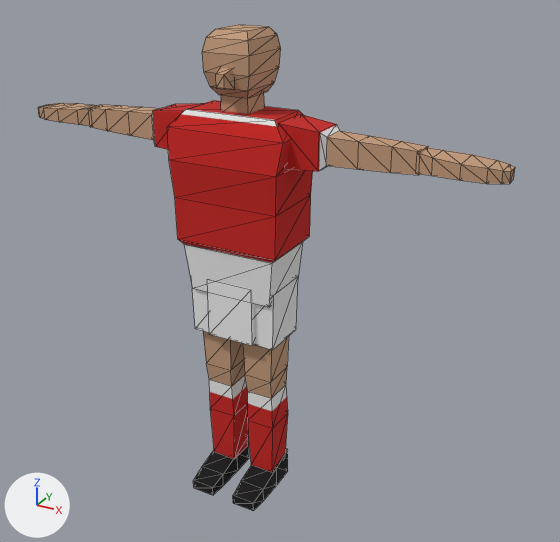
Renders of the glTF model models/player.glb from each side of a commit.
The view is the same before and after, from a camera (50 mm lens) standing at (1.4, -2.27, 2.1) and looking at (0.13, 0.04, 0.94). Arrows for +X, +Y and +Z are at lower left; the lights stay in place. The older version comes first. Mesh edges are drawn as thin lines. Where no turn or scale is listed for an object, it has been applied to the vertices. Vertices at exactly the same position are counted once.

Objects in the first picture: 'PlayerBase'.
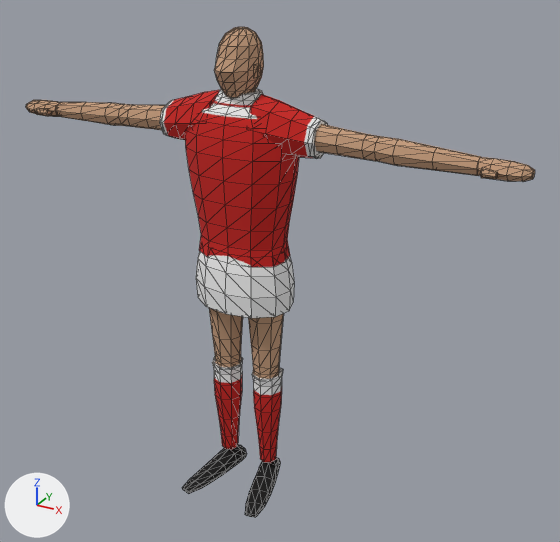
Patch to the scene script:
```diff
--- a/models/player.glb.py
+++ b/models/player.glb.py
@@ me_playerbase_006 @@
-me_playerbase_006.from_pydata(...)  # 260 vertices, 468 faces; spans x -0.94..0.93, y -0.2..0.13, z 0.0..1.8
+me_playerbase_006.from_pydata(...)  # 980 vertices, 1880 faces; spans x -1.0..1.0, y -0.24..0.14, z 0.0..1.8
+# me_playerbase_006 part 1: the loose piece of 8 vertices spanning x -0.1..0.1, y -0.11..0.11, z 0.69..0.92 is multiplied about its middle by the matrix ((-0.004, 0.0, -0.119), (-0.119, 0.0, 0.004), (0.0, 0.119, 0.0)), then moved by (-0.07, -0.01, 0.87), in mat_head (brown #c49b7c)
+# me_playerbase_006 part 2: the loose piece of 28 vertices spanning x -0.23..0.23, y -0.14..0.13, z 0.86..1.53 is rebuilt with 144 vertices and now spans x -0.21..0.21, y -0.13..0.13, z 1.0..1.6
+# me_playerbase_006 part 3: the loose piece of 28 vertices spanning x 0.0..0.18, y -0.1..0.09, z 0.08..0.91 is rebuilt with 56 vertices and now spans x 0.0..0.18, y -0.08..0.09, z 0.5..0.97, in mat_skin (brown #c49b7c)
+# me_playerbase_006 part 4: the loose piece of 28 vertices spanning x -0.18..0.0, y -0.1..0.09, z 0.08..0.91 is rebuilt with 56 vertices and now spans x -0.18..0.0, y -0.08..0.09, z 0.5..0.97, in mat_skin (brown #c49b7c)
+# me_playerbase_006 part 5: the loose piece of 24 vertices spanning x -0.66..-0.19, y -0.08..0.08, z 1.37..1.52 is rebuilt with 56 vertices and now spans x -0.84..-0.24, y -0.05..0.05, z 1.41..1.52, in mat_skin (brown #c49b7c)
+# me_playerbase_006 part 6: the loose piece of 24 vertices spanning x 0.19..0.66, y -0.08..0.08, z 1.37..1.52 is rebuilt with 56 vertices and now spans x 0.24..0.84, y -0.05..0.05, z 1.41..1.52, in mat_skin (brown #c49b7c)
+# me_playerbase_006 part 7: the loose piece of 16 vertices spanning x -0.15..-0.04, y -0.2..0.08, z 0.0..0.12 is rebuilt with 56 vertices and now spans x -0.18..-0.05, y -0.24..0.08, z 0.0..0.08
+# me_playerbase_006 part 8: the loose piece of 16 vertices spanning x 0.04..0.15, y -0.2..0.08, z 0.0..0.12 is rebuilt with 56 vertices and now spans x 0.05..0.18, y -0.24..0.08, z 0.0..0.08
+# me_playerbase_006 part 9: the loose piece of 8 vertices spanning x -0.06..0.06, y -0.05..0.06, z 1.52..1.6 is rebuilt with 32 vertices and now spans x -0.06..0.06, y -0.06..0.06, z 1.5..1.61
+# me_playerbase_006 part 10: 30 vertices removed from x -0.09..0.09, y -0.13..0.12, z 1.58..1.8; 182 vertices added at x -0.31..0.31, y -0.13..0.1, z 1.39..1.8
+# me_playerbase_006 part 11: 112 vertices added at x -0.16..0.16, y -0.06..0.07, z 0.1..0.51
+# me_playerbase_006 part 12: 24 vertices removed from x 0.65..0.93, y -0.06..0.06, z 1.41..1.47; 52 vertices added at x 0.84..1.0, y -0.07..0.04, z 1.41..1.48
+# me_playerbase_006 part 13: 24 vertices removed from x -0.94..-0.65, y -0.06..0.06, z 1.41..1.47; 52 vertices added at x -1.0..-0.84, y -0.07..0.04, z 1.41..1.48
+# me_playerbase_006 part 14: 60 vertices added at x -0.19..0.19, y -0.14..0.14, z 0.81..1.03
 me_playerbase_006.materials.append(mat_kit)
```

Location of each change, [x1, y1, x2, y2] in pixels of the pictures (560 x 542 px; the box of a moved part takes in the faces that stretch with it):
'PlayerBase', reshaped (7% wider): before [38, 24, 515, 511]; after [26, 27, 535, 517]
part 1 of me_playerbase_006, moved or reshaped (not visible afterwards): before [207, 279, 255, 346]
part 2 of me_playerbase_006, rebuilt (22% narrower, 14% shorter): before [167, 100, 313, 307]; after [185, 89, 299, 267]
part 3 of me_playerbase_006, rebuilt: before [243, 276, 298, 472]; after [248, 314, 283, 379]
part 4 of me_playerbase_006, rebuilt: before [192, 286, 249, 459]; after [209, 308, 243, 367]
part 5 of me_playerbase_006, rebuilt: before [88, 103, 203, 149]; after [56, 102, 166, 130]
part 6 of me_playerbase_006, rebuilt: before [279, 114, 428, 175]; after [314, 124, 481, 176]
part 7 of me_playerbase_006, rebuilt: before [193, 436, 249, 495]; after [182, 445, 247, 494]
part 8 of me_playerbase_006, rebuilt: before [233, 449, 288, 511]; after [245, 457, 280, 517]
part 9 of me_playerbase_006, rebuilt (not visible afterwards): before [221, 93, 265, 114]
part 10 of me_playerbase_006, cut back: before [202, 24, 281, 98]; after [160, 27, 327, 159]
part 11 of me_playerbase_006, added: after [212, 357, 283, 462]
part 12 of me_playerbase_006, reshaped: before [418, 148, 515, 184]; after [477, 157, 535, 181]
part 13 of me_playerbase_006, reshaped: before [38, 103, 97, 126]; after [26, 100, 60, 117]
part 14 of me_playerbase_006, added: after [196, 251, 294, 318]
